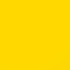
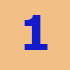
Layers edited between the first and the second 70x70 image:
added layer "1" above "First player" over (x1=24, y1=15, x2=48, y2=50)
added layer "First player" above "Amarelo" over (x1=0, y1=0, x2=70, y2=70)
